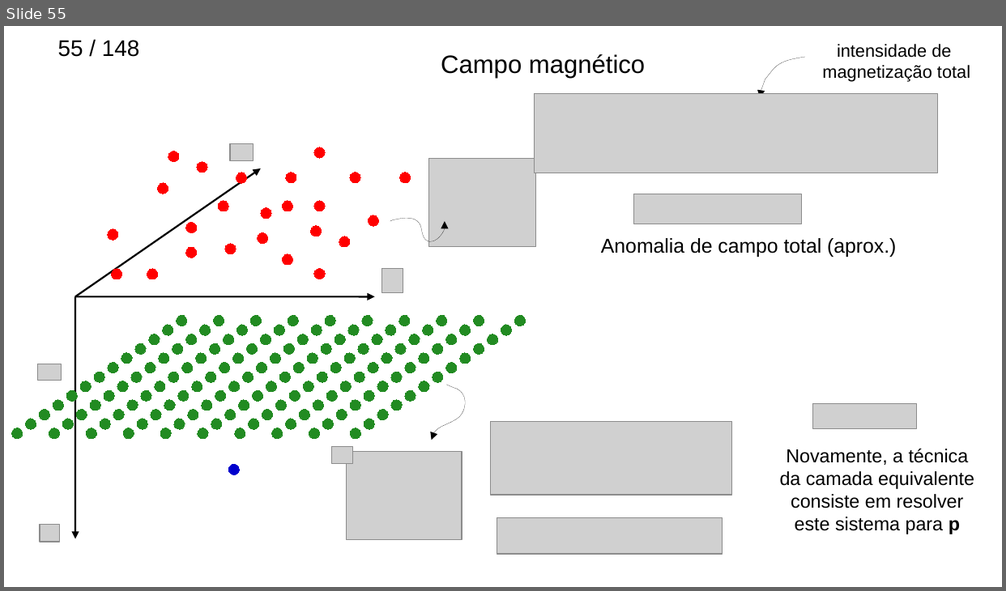
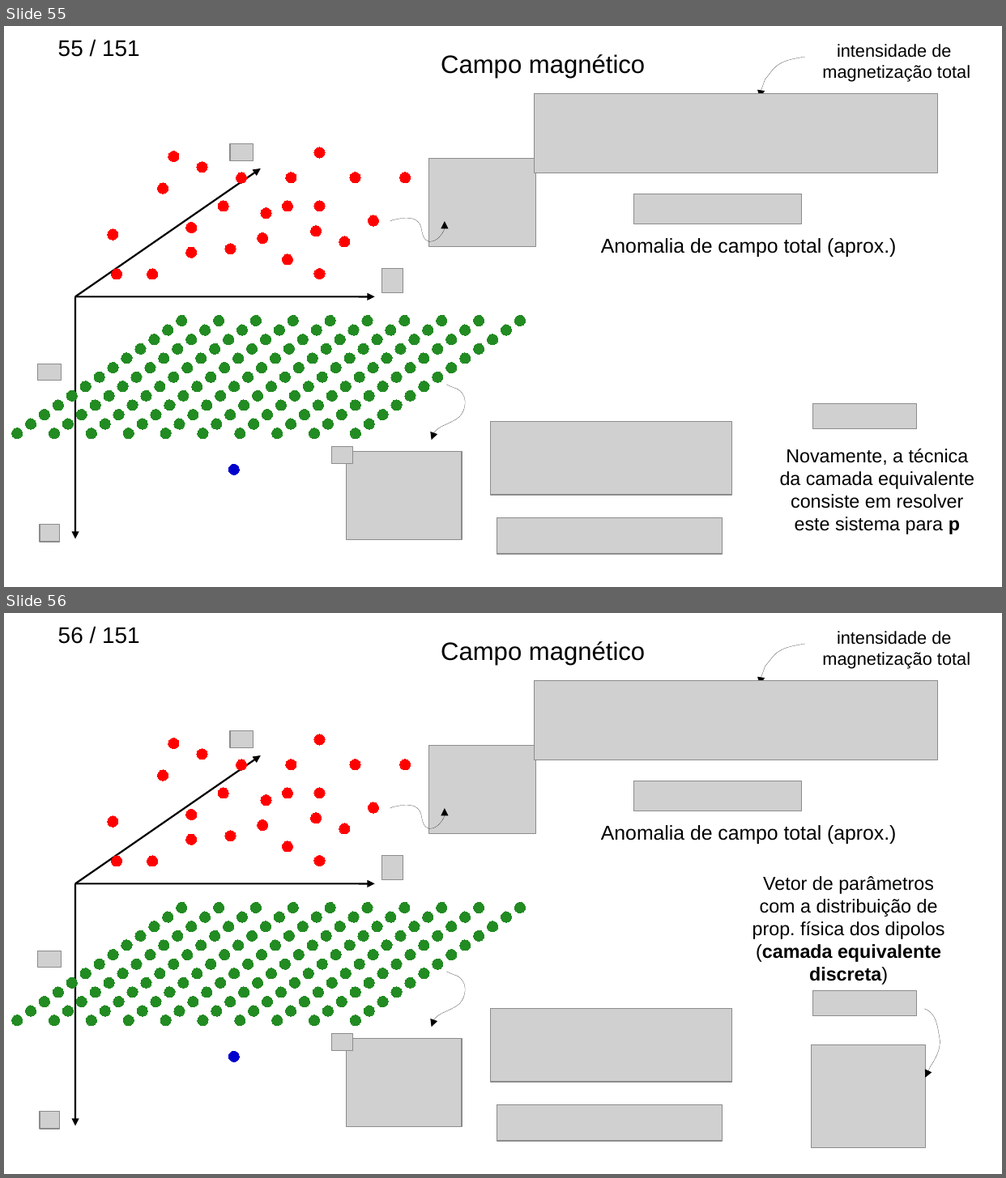
Before and after one commit to birocoles/memos, a slide deck: Titular_III/slides/apresentacao_titular3_3b_4.odp. Shown one above the other, each under a label of ours: slide 55 before the commit, slides 55 and 56 after it. The pictures are 1006x591 and 1006x1178 pixels, drawn with LibreOffice and Linux fonts; fonts in the diff are those of the drawing; grey boxes stand for pictures. Boxes give left, top, right and bottom in pixels: in the first picture for what was removed or moved away, otherwise in the second. Text is boxed around its words. In the diff, an @@ line names an element or a change of style, - is before the commit and + after.

```diff
--- a/Titular_III/slides/apresentacao_titular3_3b_4.odp
+++ b/Titular_III/slides/apresentacao_titular3_3b_4.odp
@@ slide 56 added at (x1=4, y1=613, x2=1002, y2=1174), background #FFFFFF @@
@@ page number added at (x1=58, y1=627, x2=140, y2=644), 18 pt, text #000000 @@
+56 / 151
@@ text added at (x1=822, y1=631, x2=970, y2=669), 14 pt, text #000000 @@
+intensidade de
+magnetização total
@@ text added at (x1=441, y1=641, x2=645, y2=665), 20 pt, text #000000 @@
+Campo magnético
@@ freeform shape added at (x1=761, y1=644, x2=805, y2=684), outline #000000 0 pt @@
@@ picture added at (x1=535, y1=681, x2=939, y2=760) @@
@@ picture added at (x1=230, y1=730, x2=253, y2=748) @@
@@ arrow added from (75, 884) to (260, 756), #000000 1.42 pt @@
@@ picture added at (x1=428, y1=745, x2=535, y2=834) @@
@@ group added at (x1=107, y1=735, x2=411, y2=867): 24 ellipses @@
@@ picture added at (x1=634, y1=781, x2=802, y2=811) @@
@@ freeform shape added at (x1=390, y1=805, x2=445, y2=827), outline #000000 0 pt @@
@@ text added at (x1=601, y1=825, x2=896, y2=844), 16 pt, text #000000 @@
+Anomalia de campo total (aprox.)
@@ picture added at (x1=382, y1=856, x2=403, y2=881) @@
@@ text added at (x1=752, y1=876, x2=945, y2=985), 15 pt, text #000000 @@
+Vetor de parâmetros com a distribuição de prop. física dos dipolos (camada equivalente discreta)
@@ arrow added from (75, 884) to (75, 1127), #000000 1.42 pt @@
@@ arrow added from (75, 884) to (374, 884), #000000 1.42 pt @@
@@ group added at (x1=10, y1=901, x2=528, y2=1028): 130 ellipses @@
@@ picture added at (x1=37, y1=951, x2=60, y2=967) @@
@@ freeform shape added at (x1=432, y1=972, x2=465, y2=1027), outline #000000 0 pt @@
@@ picture added at (x1=813, y1=990, x2=918, y2=1015) @@
@@ picture added at (x1=491, y1=1009, x2=733, y2=1082) @@
@@ freeform shape added at (x1=925, y1=1009, x2=940, y2=1078), outline #000000 0 pt @@
@@ picture added at (x1=332, y1=1034, x2=352, y2=1051) @@
@@ picture added at (x1=347, y1=1038, x2=462, y2=1127) @@
@@ picture added at (x1=811, y1=1046, x2=926, y2=1149) @@
@@ ellipse added at (x1=228, y1=1051, x2=240, y2=1063), fill #0000CD, outline #0000CD 0 pt @@
@@ picture added at (x1=40, y1=1112, x2=59, y2=1129) @@
@@ picture added at (x1=496, y1=1105, x2=722, y2=1141) @@
@@ page number at (x1=58, y1=40, x2=140, y2=57): text changed @@
-55 / 148
+55 / 151
```
Also in this commit, not shown: 2 slides changed, 3 other slides added, 1 slide removed, 5 other files.
